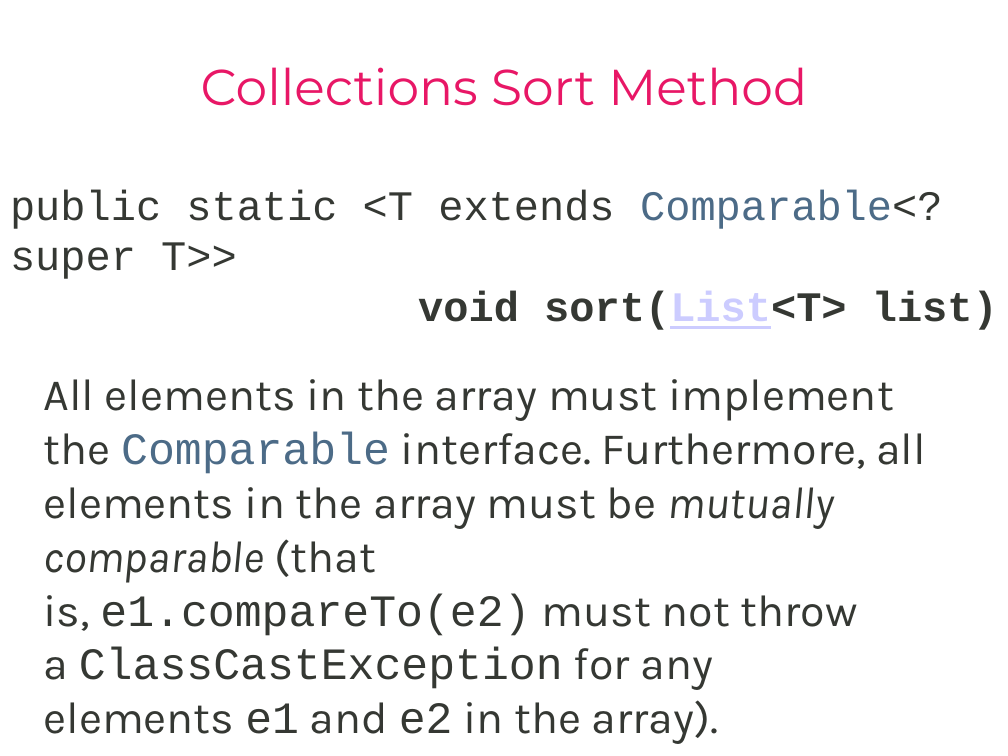
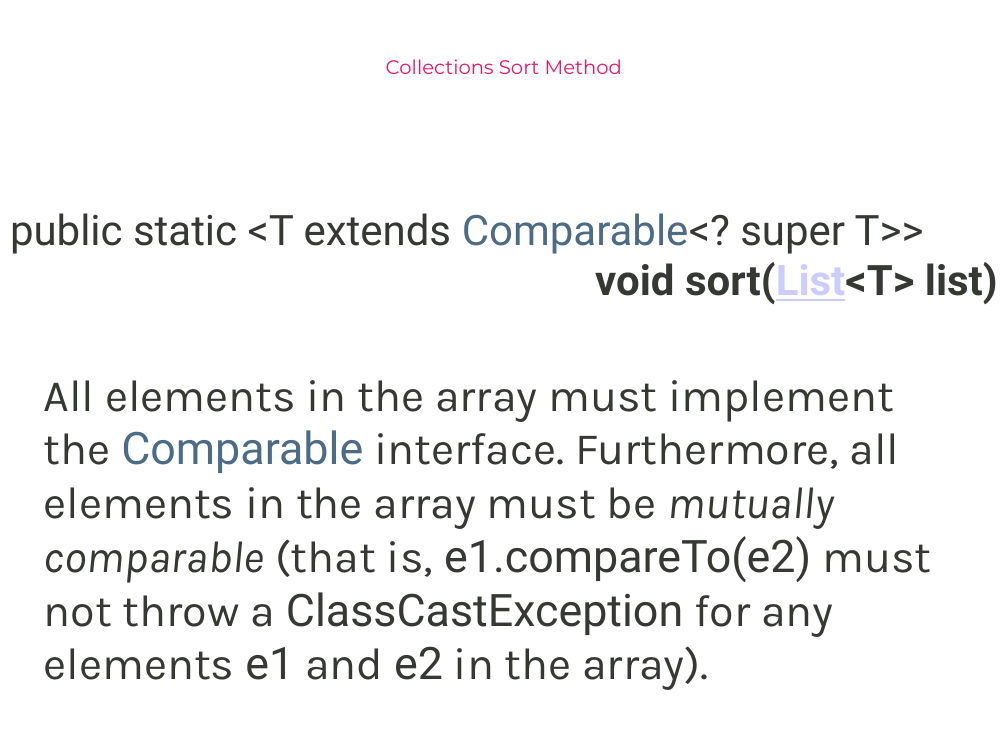
Before and after one commit to Cy-FairCS/cs3, a slide deck: slide 56 of u04b_interfaces/notes/_a_interfaces notes.pptx (slide 61 before the commit). Drawn at 1008x756 pixels with LibreOffice and Linux fonts; fonts in the diff are those of the drawing. Boxes give left, top, right and bottom in pixels: in the first picture for what was removed or moved away, otherwise in the second. Text is boxed around its words. In the diff, an @@ line names an element or a change of style, - is before the commit and + after.

```diff
--- a/u04b_interfaces/notes/_a_interfaces notes.pptx
+++ b/u04b_interfaces/notes/_a_interfaces notes.pptx
@@ text "Collections Sort Method" at (386, 59, 622, 74): size 36 to 14 pt @@
@@ text "public static <T extends Comparable<? ..." at (10, 213, 998, 304): font Courier New to Roboto @@
@@ text "All elements in the array ..." at (44, 380, 931, 690): font Courier New to Roboto in "Comparable e1.compareTo(e2) ClassCastException e1 e2" @@
```
Also in this commit, not shown: 53 other slides changed, 7 slides removed, 1 other file.
